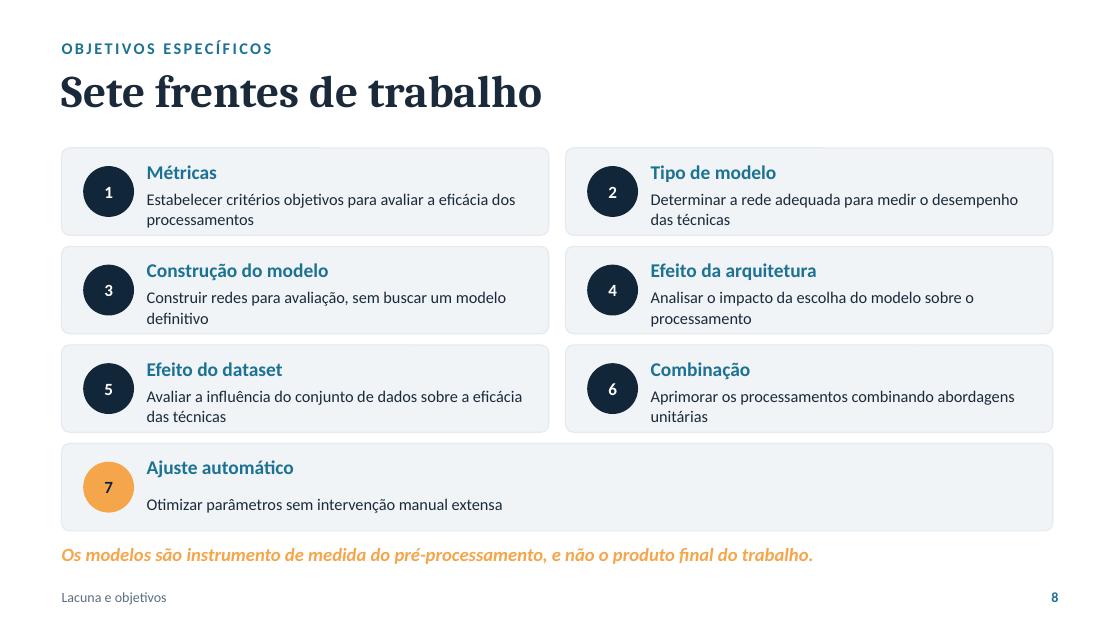
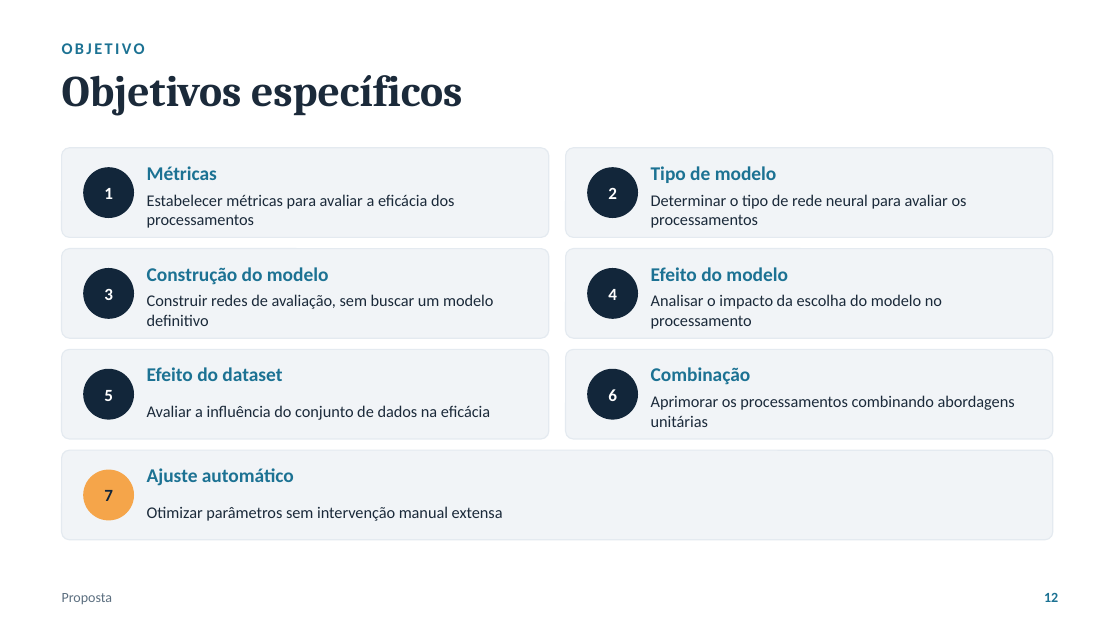
Before and after one commit to luanws/masters-thesis, a slide deck: slide 12 of presentation/defesa.pptx (slide 8 before the commit). Drawn at 1120x630 pixels with LibreOffice and Linux fonts; fonts in the diff are those of the drawing. Boxes give left, top, right and bottom in pixels: in the first picture for what was removed or moved away, otherwise in the second. Text is boxed around its words. In the diff, an @@ line names an element or a change of style, - is before the commit and + after.

```diff
--- a/presentation/defesa.pptx
+++ b/presentation/defesa.pptx
@@ text at <box>62,75,462,116</box>: text changed; size 10.5 to 28 pt; font Calibri to Cambria; text colour #1C7293 to #1B2A3A @@
-OBJETIVOS ESPECÍFICOS
+Objetivos específicos
@@ text "Objetivos específicos" at <box>62,75,462,116</box>: vertical alignment middle to top @@
@@ text removed at <box>62,75,542,108</box> @@
-Sete frentes de trabalho
@@ text at <box>147,194,454,228</box>: text changed @@
-Estabelecer critérios objetivos para avaliar a eficácia dos processamentos
+Estabelecer métricas para avaliar a eficácia dos processamentos
@@ text at <box>651,194,967,228</box>: text changed @@
-Determinar a rede adequada para medir o desempenho das técnicas
+Determinar o tipo de rede neural para avaliar os processamentos
@@ text at <box>651,267,788,281</box>: text changed @@
-Efeito da arquitetura
+Efeito do modelo
@@ text at <box>147,294,493,326</box>: text changed @@
-Construir redes para avaliação, sem buscar um modelo definitivo
+Construir redes de avaliação, sem buscar um modelo definitivo
@@ text at <box>651,294,942,329</box>: text changed @@
-Analisar o impacto da escolha do modelo sobre o processamento
+Analisar o impacto da escolha do modelo no processamento
@@ text at <box>147,405,490,420</box>: text changed @@
-Avaliar a influência do conjunto de dados sobre a eficácia das técnicas
+Avaliar a influência do conjunto de dados na eficácia
@@ text "Aprimorar os processamentos combinando abordagens ..." at <box>651,395,1015,427</box>: line spacing 1.05 to 1 @@
@@ 8 texts, 5 ellipses, 5 rounded rectangles: place and size @@
-8 texts, 5 ellipses, 5 rounded rectangles at <box>62,246,1053,531</box>
+8 texts, 5 ellipses, 5 rounded rectangles at <box>62,249,1053,540</box>
@@ proportions changed in 7 elements at <box>62,148,549,237</box>, <box>566,148,1053,237</box>, <box>62,249,549,338</box>, <box>566,249,1053,338</box>, <box>62,349,549,439</box>, <box>566,349,1053,439</box>, <box>62,450,1053,540</box> @@
@@ text "Ajuste automático": place and size @@
-text "Ajuste automático" at <box>147,460,294,478</box>
+text "Ajuste automático" at <box>147,468,294,486</box>
@@ text "Otimizar parâmetros sem intervenção manual ..." at <box>147,506,503,521</box>: line spacing 1.05 to 1 @@
@@ text "Otimizar parâmetros sem intervenção manual ...": place and size @@
-text "Otimizar parâmetros sem intervenção manual ..." at <box>147,498,503,513</box>
+text "Otimizar parâmetros sem intervenção manual ..." at <box>147,506,503,521</box>
@@ text removed at <box>62,548,814,564</box> @@
-Os modelos são instrumento de medida do pré-processamento, e não o produto final do trabalho.
@@ text removed at <box>62,592,167,605</box> @@
-Lacuna e objetivos
@@ text added at <box>62,593,113,604</box>, 9 pt, text #5C6F80 @@
+Proposta
@@ text added at <box>1044,593,1058,602</box>, 9 pt, text #1C7293, bold @@
+12
@@ text removed at <box>1051,592,1058,602</box> @@
-8
```
Also in this commit, not shown: 9 other slides changed, 18 slides added, 20 slides removed, 26 other files.
